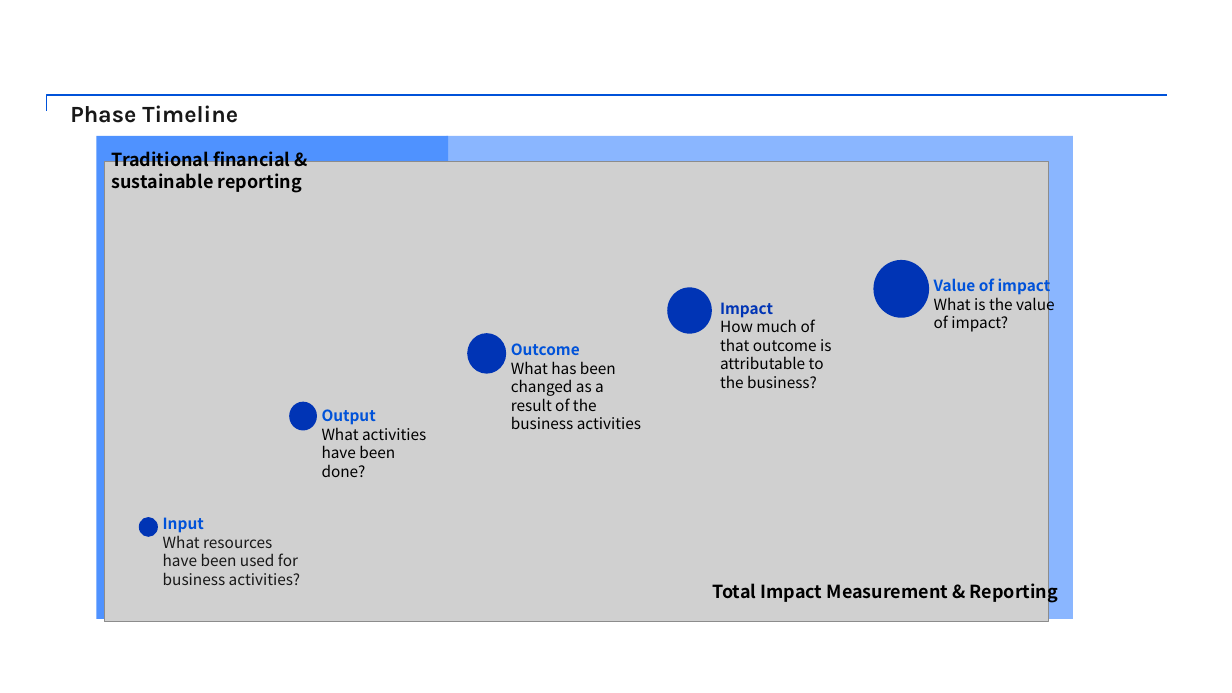
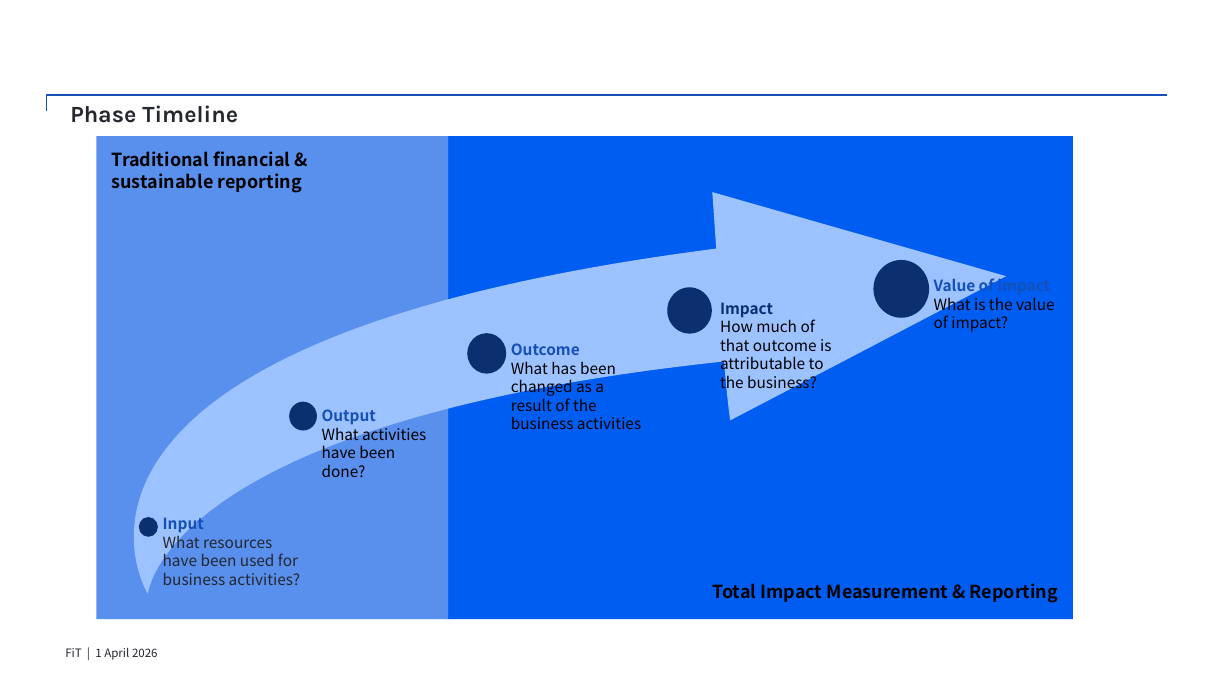
Before and after one commit to billyoftea/ppt-asset-library, a slide deck: slide 83 of assets/bundle.pptx. Drawn at 1232x693 pixels with LibreOffice and Linux fonts; fonts in the diff are those of the drawing; grey boxes stand for pictures. Boxes give left, top, right and bottom in pixels: in the first picture for what was removed or moved away, otherwise in the second. Text is boxed around its words. In the diff, an @@ line names an element or a change of style, - is before the commit and + after.

```diff
--- a/assets/bundle.pptx
+++ b/assets/bundle.pptx
@@ elbow line (47, 111) - (1167, 95): stroke #0052D9 1 pt to #1450B8 1 pt @@
@@ title "Phase Timeline" at [70, 105, 238, 123]: text colour #181818 to #24272E @@
@@ rectangle at [96, 136, 448, 619]: fill #4F92FF to #598FED @@
@@ rectangle at [446, 136, 1073, 619]: fill #8AB6FF to #005DF2 @@
@@ freeform shape added at [0, 172, 1024, 603], fill #9CC2FF @@
@@ picture removed at [104, 162, 1049, 622] @@
@@ fill #0034B5 to #0C306E in 5 elements at [139, 518, 158, 537], [289, 402, 317, 431], [468, 334, 506, 374], [667, 287, 712, 334], [873, 260, 929, 318] @@
@@ text at [934, 276, 1050, 296]: text colour #0052D9 to #1450B8 in "Value of impact" @@
@@ text at [720, 302, 773, 318]: text colour #0034B5 to #0C306E in "Impact" @@
@@ text at [511, 343, 580, 355]: text colour #0052D9 to #1450B8 in "Outcome" @@
@@ text at [322, 409, 376, 424]: text colour #0052D9 to #1450B8 in "Output" @@
@@ text "Input" at [163, 517, 300, 585]: text colour #0052D9 to #1450B8 in "Input"; text colour #181818 to #24272E @@
@@ text added at [65, 647, 158, 660], 9.1 pt, text #24272E @@
+FiT | 1 April 2026
```
Also in this commit, not shown: 88 other slides changed.
